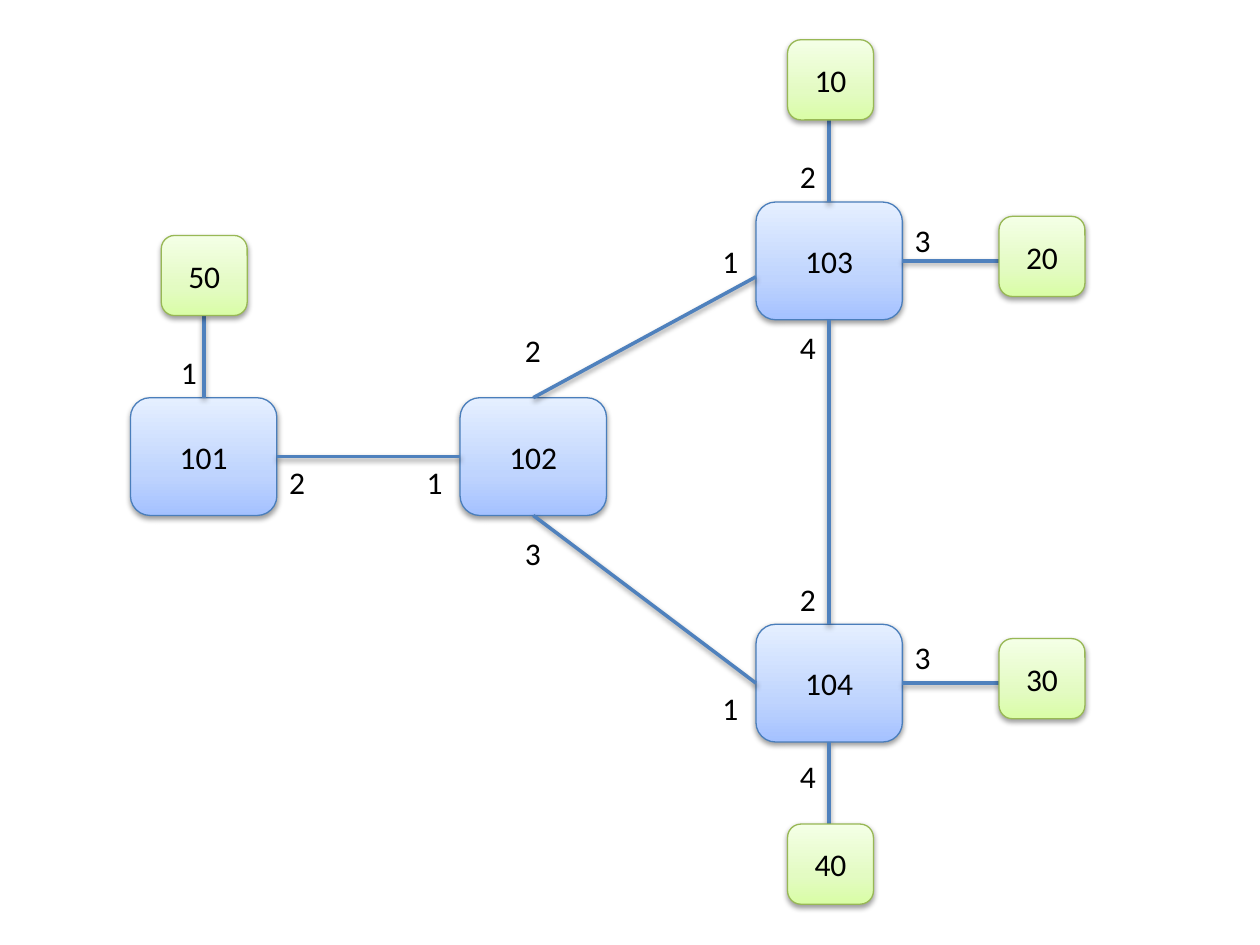
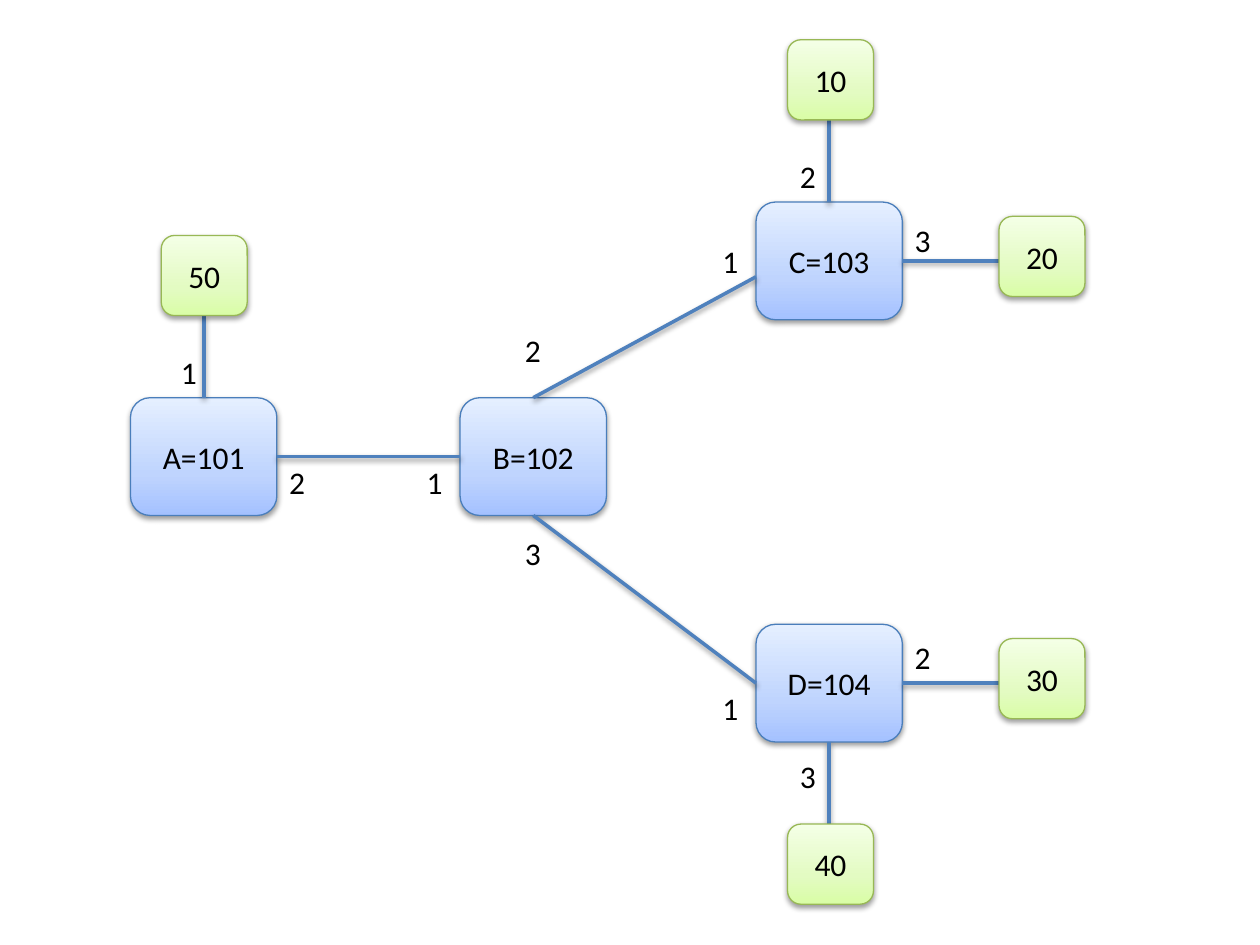
Before and after one commit to frenetic-lang/frenetic, a slide deck: slide 1 of guide/tutorial-topo.pptx. Drawn at 1260x945 pixels with LibreOffice and Linux fonts; fonts in the diff are those of the drawing. Boxes give left, top, right and bottom in pixels: in the first picture for what was removed or moved away, otherwise in the second. Text is boxed around its words. In the diff, an @@ line names an element or a change of style, - is before the commit and + after.

Commit message:
stuff

```diff
--- a/guide/tutorial-topo.pptx
+++ b/guide/tutorial-topo.pptx
@@ text in rounded rectangle at bbox=[789, 252, 869, 274]: text changed @@
-103
+C=103
@@ line removed from (829, 624) to (829, 320) @@
@@ text removed at bbox=[800, 338, 816, 359] @@
-4
@@ text in rounded rectangle at bbox=[163, 448, 245, 470]: text changed @@
-101
+A=101
@@ text in rounded rectangle at bbox=[493, 448, 574, 470]: text changed @@
-102
+B=102
@@ text removed at bbox=[800, 590, 816, 611] @@
-2
@@ text at bbox=[915, 648, 931, 669]: text changed @@
-3
+2
@@ text in rounded rectangle at bbox=[788, 674, 871, 696]: text changed @@
-104
+D=104
@@ text at bbox=[800, 767, 816, 789]: text changed @@
-4
+3
```
